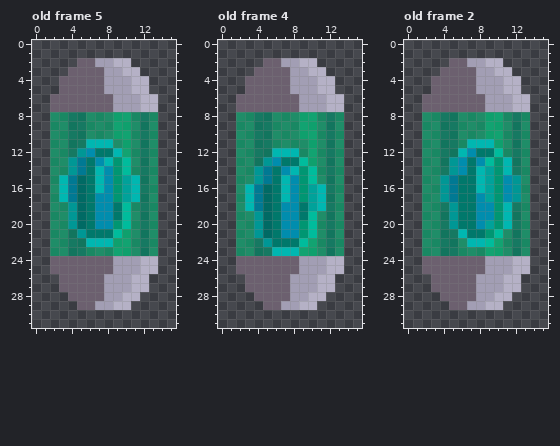
Two versions of one pixel-art file, art/crystal/crystal_container.aseprite. That is the earlier state.
16x32 pixels, 8 frames. Shown: old frame 5, old frame 4, old frame 2. The commit also changed other frames, which this record leaves out.
And afterwards:
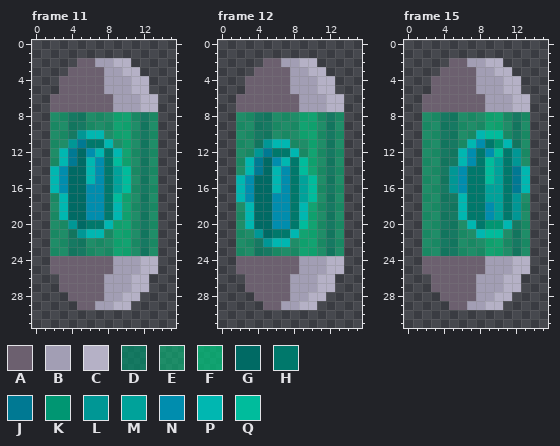
Palette (. is transparent): A #6c606f  B #a29eb4  C #b5b1c6  D #008f6bb0  E #00c37d8f  F #00c37dbc  G #006a64  H #00786b  J #007993  K #009672  L #009795  M #00a29a  N #008dae  P #00b7b1  Q #00bc9c
A new or re-ordered frame is compared with the old frame closest to it.
Commit message: Better crystal container frames
From old to new:
frames 8 -> 16
Changed rows in their new state; - is an unchanged pixel.
Frame 11 is new; against old frame 5, layer "crystal":
first column x 2:
10 ---LPP----
11 --LJHH----
12 -PJG-P----
13 -PJGP-HQF-
14 PNGGPNHM--
15 PNG-PNHMQE
16 PNG-NNHMQE
17 --G-N-HQFE
18 -PG-N-HPF-
19 -PG-N-HPF-
20 -----HPFF-
21 ----PPEF--
22 ----EEE---
Frame 12 is new; against old frame 4, layer "crystal":
first column x 2:
11 ---LPP----
12 --LJHH----
13 -PJG-P----
14 -PJGP-HQF-
15 PNGGPNHM--
16 PNG-PNHMQE
17 PNG-NNHMQE
18 --G-N-HPFE
19 -PG-N-HPF-
20 -PG-N-HQF-
21 -----HPFF-
22 ----PPEF--
23 ----EEE---
Frame 15 is new; against old frame 2, layer "crystal":
first column x 4:
10 ----PQQ---
11 ----NHKP--
12 -----N-HL-
13 -DPNH-MHL-
14 ----HQMHJP
15 DLN-HQMHJP
16 DLN-H-MHJP
17 DDP-H-MH--
18 -DP-H-MHL-
19 -DP-H-MHL-
20 -DEPHK----
21 --EEPQ----
22 ---EEF----
Changed places in both pictures, as pixel boxes (x1, y1, x2, y2):
changed: (50, 130, 140, 247)
changed: (236, 139, 326, 256)
changed: (440, 130, 530, 247)
